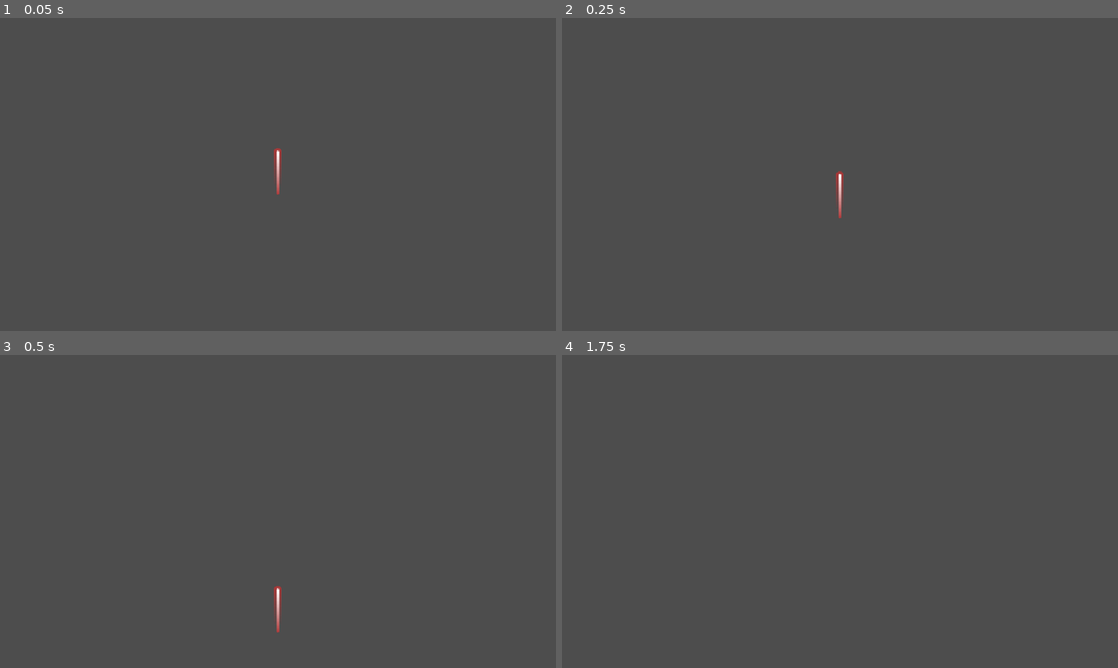
Above: before the commit, frames 1-4 (two rows, left to right).
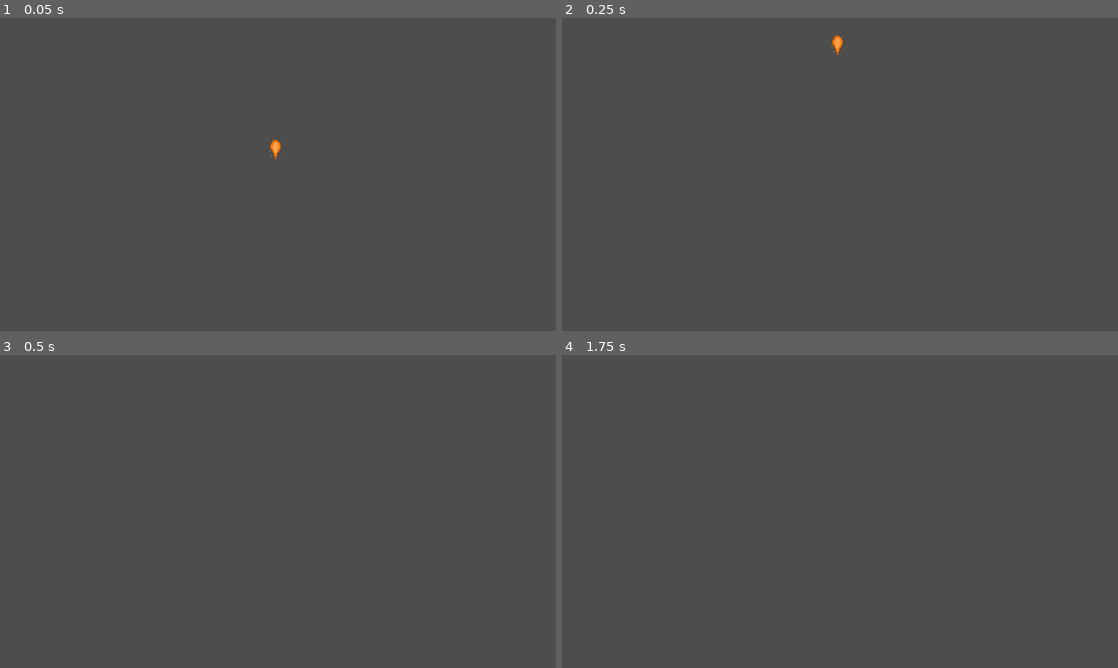
Above: after the commit, the same moments.

Repository: Pi-face/minijam39
Game: Godot game, scene res://Scenes/Bullet.tscn
Same seed, same stepped clock (60 frames per second), same inputs: the game is played once before the commit and once after it. This scene is started directly instead of the project's main scene.
Inputs:
- Up to frame 1 (0.05 s): no input
- Up to frame 2 (0.25 s): no input
- Up to frame 3 (0.5 s): no input
- Up to frame 4 (1.75 s): tap Enter at 0.5 s; tap Space at 1.25 s

The runs differ from the first frame. In frame 1, 0.2% of the frame differs, in the area x 48-51%, y 38-57%; in frame 2, 0.2%, in the area x 48-51%, y 5-64%; in frame 3, 0.2%; in frame 4, nothing differs.

Commit message:
Create bullet scene movement

Diff:
--- a/Scenes/Bullet.tscn
+++ b/Scenes/Bullet.tscn
@@ -1,17 +1,19 @@
-[gd_scene load_steps=3 format=3 uid="uid://oheq1fuyv3gh"]
+[gd_scene load_steps=4 format=3 uid="uid://rfg8yjux3qiq"]
 
-[ext_resource type="Texture2D" uid="uid://brpjsa1eppsqo" path="res://Assets/laserRed01.png" id="1_jwgb4"]
+[ext_resource type="Texture2D" uid="uid://d2tw7ayxatoqx" path="res://Scenes/bullet.png" id="1_jxnit"]
+[ext_resource type="Script" path="res://Scenes/bullet.gd" id="1_x44th"]
 
-[sub_resource type="RectangleShape2D" id="RectangleShape2D_p2tqm"]
-size = Vector2(10, 56)
+[sub_resource type="RectangleShape2D" id="RectangleShape2D_rv30t"]
+size = Vector2(14, 23)
 
-[node name="Bullet" type="RigidBody2D"]
+[node name="Bullet" type="Area2D"]
+position = Vector2(317, 181)
+script = ExtResource("1_x44th")
 
 [node name="Sprite2D" type="Sprite2D" parent="."]
-texture_filter = 3
-position = Vector2(320, 175)
-texture = ExtResource("1_jwgb4")
+texture_filter = 1
+texture = ExtResource("1_jxnit")
 
 [node name="CollisionShape2D" type="CollisionShape2D" parent="."]
-position = Vector2(320, 175)
-shape = SubResource("RectangleShape2D_p2tqm")
+position = Vector2(0, -0.5)
+shape = SubResource("RectangleShape2D_rv30t")
--- /dev/null
+++ b/Scenes/bullet.gd
@@ -0,0 +1,11 @@
+extends Area2D
+
+@export var speed: float = 600  # Speed of the bullet
+@export var direction: Vector2 = Vector2.UP  # Default direction (moves up)
+
+func _ready():
+    await get_tree().create_timer(3.0).timeout
+    queue_free()  # Destroy bullet after 3 seconds
+
+func _physics_process(delta):
+    position += direction * speed * delta  # Moves the bullet automatically
Binary file added: Scenes/bullet.png
